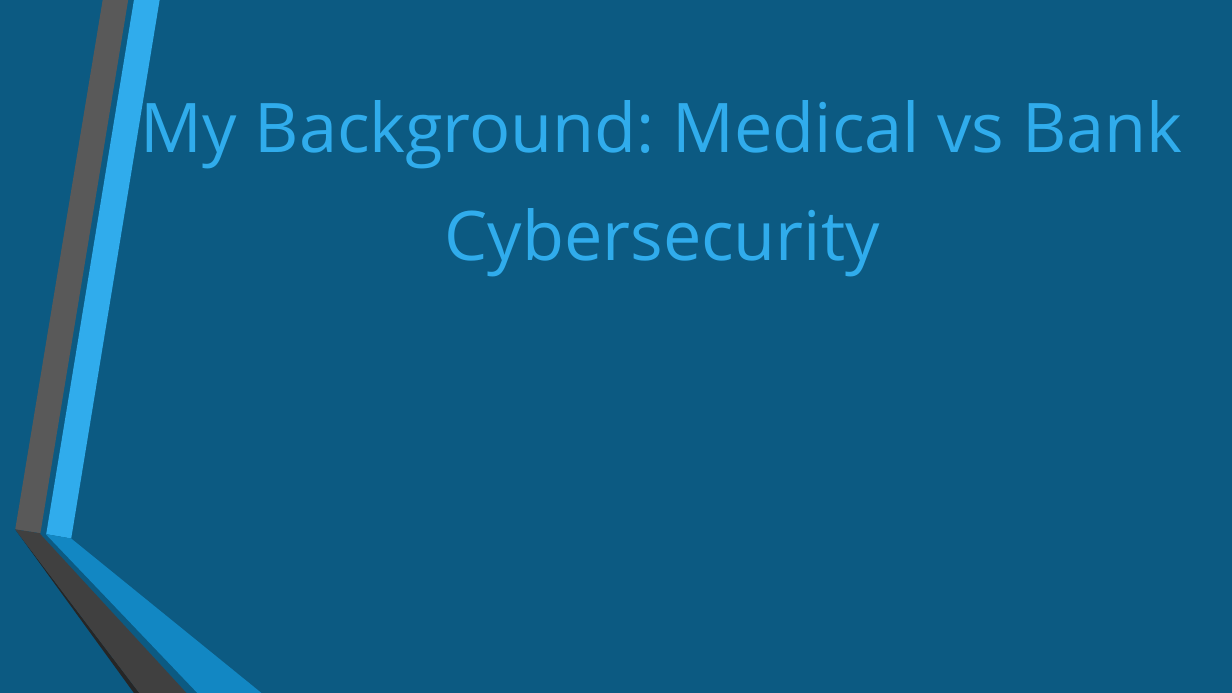
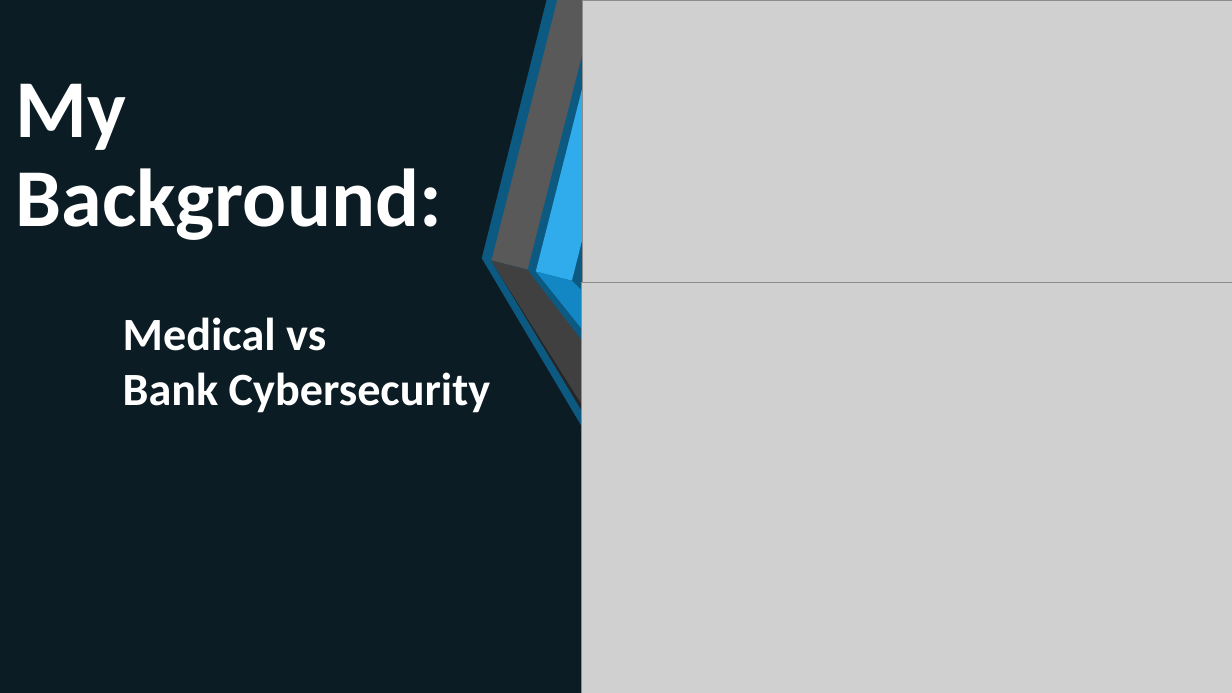
Before and after one commit to RappelBerryPi/KeyLogger, a slide deck: slide 2 of Coding a Keylogger.pptx. Drawn at 1232x693 pixels with LibreOffice and Linux fonts; fonts in the diff are those of the drawing; grey boxes stand for pictures. Boxes give left, top, right and bottom in pixels: in the first picture for what was removed or moved away, otherwise in the second. Text is boxed around its words. In the diff, an @@ line names an element or a change of style, - is before the commit and + after.

Commit message:
update to powerpoint slides

```diff
--- a/Coding a Keylogger.pptx
+++ b/Coding a Keylogger.pptx
@@ rectangle added at (0,0,1232,693), fill #0C5A82 @@
@@ freeform shape added at (0,0,740,693), fill #0D0D0D at 80% opacity @@
@@ picture added at (582,0,1232,439) @@
@@ text added at (16,83,442,240), 96 pt, text #FFFFFF, bold @@
+My Background:
@@ group added at (55,0,562,693): 6 freeform shapes @@
@@ group added at (492,0,999,693): 6 freeform shapes @@
@@ picture added at (581,283,1232,693) @@
@@ text at (123,317,490,413): text changed; size 80 to 54 pt; font Open Sans to Calibri; text colour #30ACEC to #FFFFFF; bold on @@
-My Background: Medical vs Bank Cybersecurity
+Medical vs Bank Cybersecurity
```
Also in this commit, not shown: 1 other file.
